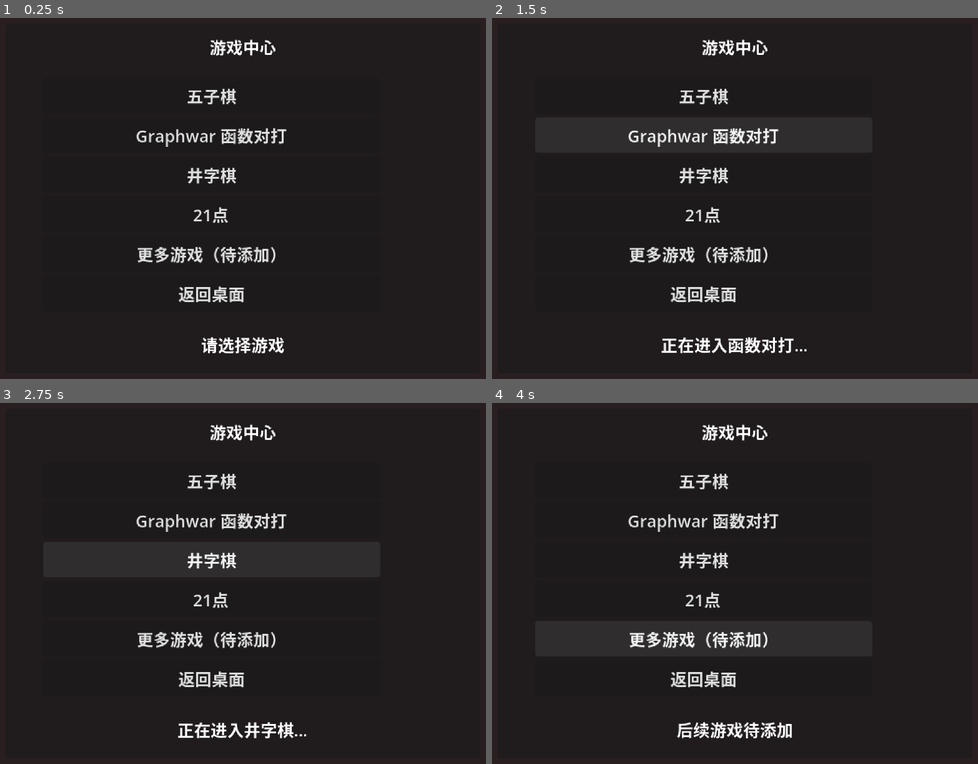
Above: before the commit, frames 1-4 (two rows, left to right).
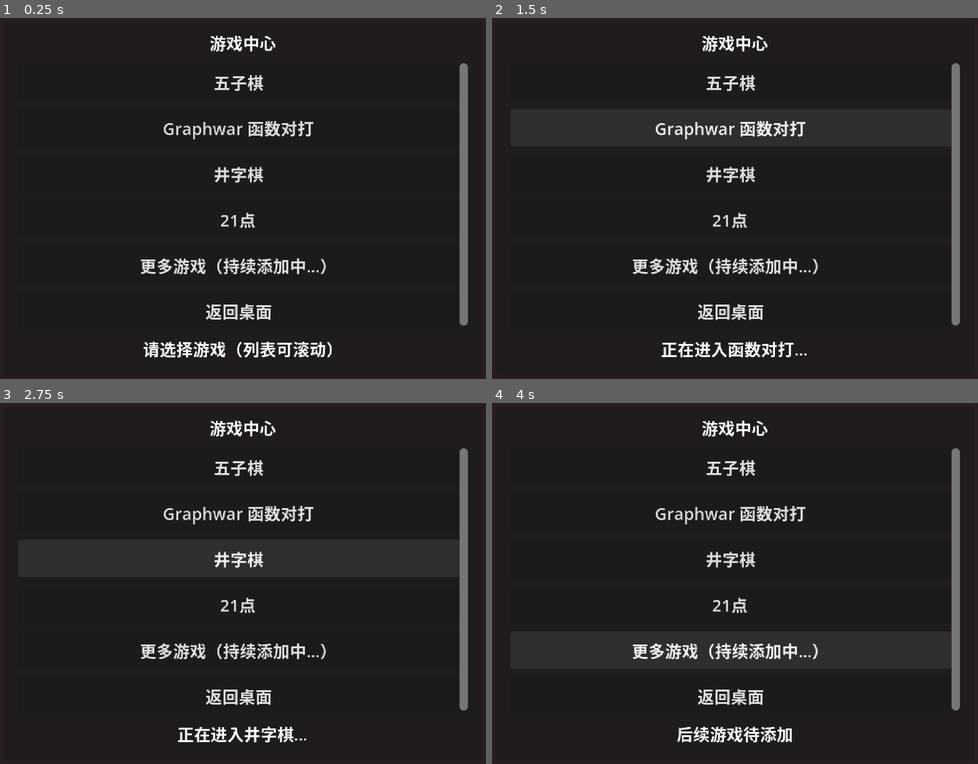
Above: after the commit, the same moments.

Repository: suan-11/ai-home
Game: Godot game, scene res://scenes/ui/game_select.tscn
Two runs of this game, one before a commit and one after it. Both use one fixed random seed, a clock stepped at 60 frames per second and the inputs below. This scene is started directly instead of the project's main scene.
Inputs:
- Up to frame 1 (0.25 s): no input
- Up to frame 2 (1.5 s): click "五子棋" at 0.5 s; click "Graphwar 函数对打" at 1.25 s
- Up to frame 3 (2.75 s): click "井字棋" at 2 s
- Up to frame 4 (4 s): click "21点" at 2.75 s; click "更多游戏（待添加）" (after the commit: "更多游戏（持续添加中…）") at 3.5 s

The runs differ from the first frame. In frame 1, 7.2% of the frame differs, in the area x 28-97%, y 4-95%; in frame 2, 6.9%; in frame 3, 6.8%; in frame 4, 6.8%.

Commit message:
fix: 游戏选择界面改可滚动列表（修复按钮超屏/无法滑动）+ 记录 UI 重构与重绘计划
- game_select.tscn：按钮改为 ScrollContainer + VBoxContainer（可增长、可滚动），状态栏提示可滚动
- game_select.gd：节点路径适配新列表容器
- 新增 doc/UI重构与重绘计划.md：记录整体 UI 重构与重绘方向/顺序/边界（P4 善后技术债）
- README/交接文档/产品规划与路线图同步记录该计划

Diff:
--- a/scenes/ui/game_select.tscn
+++ b/scenes/ui/game_select.tscn
@@ -17,10 +17,10 @@
 anchors_preset = 15
 anchor_right = 1.0
 anchor_bottom = 1.0
-offset_left = 12.0
-offset_top = 12.0
-offset_right = -12.0
-offset_bottom = -12.0
+offset_left = 10.0
+offset_top = 10.0
+offset_right = -10.0
+offset_bottom = -10.0
 grow_horizontal = 2
 grow_vertical = 2
 
@@ -28,12 +28,66 @@
 layout_mode = 1
 anchors_preset = 10
 anchor_right = 1.0
-offset_left = 16.0
-offset_top = 10.0
-offset_right = -16.0
-offset_bottom = 36.0
+offset_left = 14.0
+offset_top = 8.0
+offset_right = -14.0
+offset_bottom = 32.0
 text = "游戏中心"
 horizontal_alignment = 1
+
+[node name="ScrollContainer" type="ScrollContainer" parent="WindowPanel"]
+layout_mode = 1
+anchors_preset = 15
+anchor_right = 1.0
+anchor_bottom = 1.0
+offset_left = 14.0
+offset_top = 40.0
+offset_right = -14.0
+offset_bottom = -46.0
+grow_horizontal = 2
+grow_vertical = 2
+horizontal_scroll_mode = 0
+
+[node name="GameList" type="VBoxContainer" parent="WindowPanel/ScrollContainer"]
+layout_mode = 2
+size_flags_horizontal = 3
+theme_override_constants/separation = 8
+
+[node name="GomokuButton" type="Button" parent="WindowPanel/ScrollContainer/GameList"]
+custom_minimum_size = Vector2(0, 36)
+layout_mode = 2
+size_flags_horizontal = 3
+text = "五子棋"
+
+[node name="GraphwarButton" type="Button" parent="WindowPanel/ScrollContainer/GameList"]
+custom_minimum_size = Vector2(0, 36)
+layout_mode = 2
+size_flags_horizontal = 3
+text = "Graphwar 函数对打"
+
+[node name="TictactoeButton" type="Button" parent="WindowPanel/ScrollContainer/GameList"]
+custom_minimum_size = Vector2(0, 36)
+layout_mode = 2
+size_flags_horizontal = 3
+text = "井字棋"
+
+[node name="BlackjackButton" type="Button" parent="WindowPanel/ScrollContainer/GameList"]
+custom_minimum_size = Vector2(0, 36)
+layout_mode = 2
+size_flags_horizontal = 3
+text = "21点"
+
+[node name="FutureButton" type="Button" parent="WindowPanel/ScrollContainer/GameList"]
+custom_minimum_size = Vector2(0, 36)
+layout_mode = 2
+size_flags_horizontal = 3
+text = "更多游戏（持续添加中…）"
+
+[node name="BackButton" type="Button" parent="WindowPanel/ScrollContainer/GameList"]
+custom_minimum_size = Vector2(0, 36)
+layout_mode = 2
+size_flags_horizontal = 3
+text = "返回桌面"
 
 [node name="StatusLabel" type="Label" parent="WindowPanel"]
 layout_mode = 1
@@ -41,57 +95,9 @@
 anchor_top = 1.0
 anchor_right = 1.0
 anchor_bottom = 1.0
-offset_left = 16.0
-offset_top = -40.0
-offset_right = -16.0
-offset_bottom = -12.0
-text = "请选择游戏"
+offset_left = 14.0
+offset_top = -38.0
+offset_right = -14.0
+offset_bottom = -10.0
+text = "请选择游戏（列表可滚动）"
 horizontal_alignment = 1
-
-[node name="GomokuButton" type="Button" parent="WindowPanel"]
-layout_mode = 0
-offset_left = 36.0
-offset_top = 52.0
-offset_right = 360.0
-offset_bottom = 86.0
-text = "五子棋"
-
-[node name="GraphwarButton" type="Button" parent="WindowPanel"]
-layout_mode = 0
-offset_left = 36.0
-offset_top = 90.0
-offset_right = 360.0
-offset_bottom = 124.0
-text = "Graphwar 函数对打"
-
-[node name="TictactoeButton" type="Button" parent="WindowPanel"]
-layout_mode = 0
-offset_left = 36.0
-offset_top = 128.0
-offset_right = 360.0
-offset_bottom = 162.0
-text = "井字棋"
-
-[node name="BlackjackButton" type="Button" parent="WindowPanel"]
-layout_mode = 0
-offset_left = 36.0
-offset_top = 166.0
-offset_right = 360.0
-offset_bottom = 200.0
-text = "21点"
-
-[node name="FutureButton" type="Button" parent="WindowPanel"]
-layout_mode = 0
-offset_left = 36.0
-offset_top = 204.0
-offset_right = 360.0
-offset_bottom = 238.0
-text = "更多游戏（待添加）"
-
-[node name="BackButton" type="Button" parent="WindowPanel"]
-layout_mode = 0
-offset_left = 36.0
-offset_top = 242.0
-offset_right = 360.0
-offset_bottom = 276.0
-text = "返回桌面"
--- a/scripts/ui/game_select.gd
+++ b/scripts/ui/game_select.gd
@@ -12,12 +12,12 @@
 
 
 func _ready() -> void:
-	$WindowPanel/GomokuButton.pressed.connect(_on_gomoku_pressed)
-	$WindowPanel/GraphwarButton.pressed.connect(_on_graphwar_pressed)
-	$WindowPanel/TictactoeButton.pressed.connect(_on_tictactoe_pressed)
-	$WindowPanel/BlackjackButton.pressed.connect(_on_blackjack_pressed)
-	$WindowPanel/FutureButton.pressed.connect(_on_future_pressed)
-	$WindowPanel/BackButton.pressed.connect(_on_back_pressed)
+	$WindowPanel/ScrollContainer/GameList/GomokuButton.pressed.connect(_on_gomoku_pressed)
+	$WindowPanel/ScrollContainer/GameList/GraphwarButton.pressed.connect(_on_graphwar_pressed)
+	$WindowPanel/ScrollContainer/GameList/TictactoeButton.pressed.connect(_on_tictactoe_pressed)
+	$WindowPanel/ScrollContainer/GameList/BlackjackButton.pressed.connect(_on_blackjack_pressed)
+	$WindowPanel/ScrollContainer/GameList/FutureButton.pressed.connect(_on_future_pressed)
+	$WindowPanel/ScrollContainer/GameList/BackButton.pressed.connect(_on_back_pressed)
 
 
 func _on_gomoku_pressed() -> void:
Not shown, changed: README.md
Not shown, added: doc/UI重构与重绘计划.md
Not shown, changed: doc/交接文档.md
Not shown, changed: doc/产品规划与路线图.md
